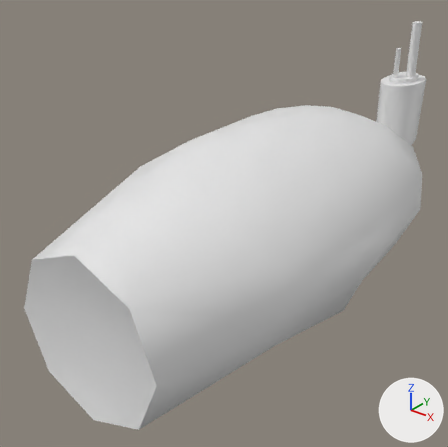
One commit to the FBX model Assets/Art/Molens/Molen-parts/Mordern(Turbine)(2).fbx: the scene before it, then after it.
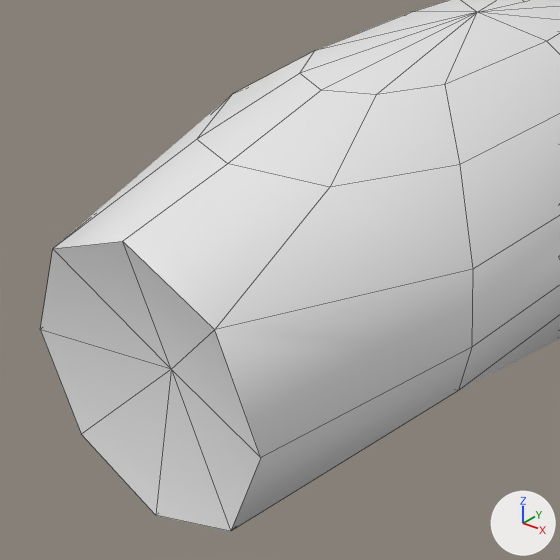
Old and new are each drawn whole from a 50 mm lens placed at (4.19, -6.48, 17.47), pointed at (-0.5, -0.62, 13.84) and again close up on the part from 0% to 75% of the width and 25% to 100% of the height. The lights are fixed; the arrows at lower right show +X, +Y and +Z. The close-ups show mesh edges as thin lines. Where no turn or scale is listed for an object, it has been applied to the vertices.

In view in the first close-up: 'Mordern(Turbine)(2)'.
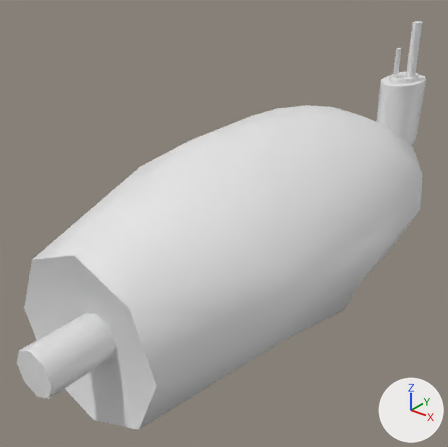
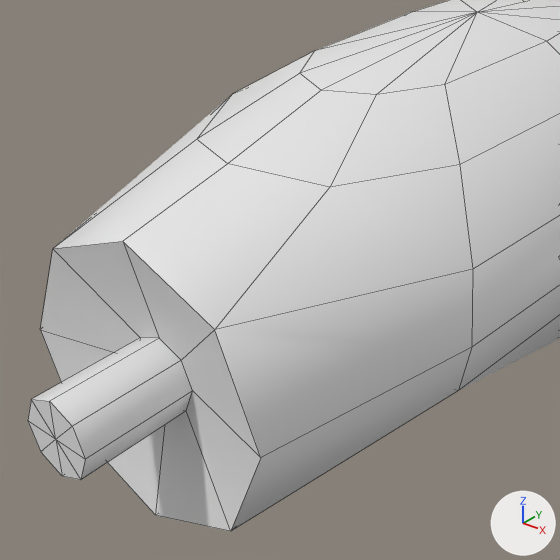
Pixel boxes (x1, y1, x2, y2) of what changed, in the close-ups (560 x 560 px):
'Mordern(Turbine)(2)', reshaped: before (40, 0, 560, 531); after (28, 0, 560, 531)
part 1 of me_cylinder_017, built on: before (40, 241, 261, 531); after (28, 241, 261, 531)

The change, as a diff of the scene's bpy script:
```diff
--- a/Assets/Art/Molens/Molen-parts/Mordern(Turbine)(2).fbx.py
+++ b/Assets/Art/Molens/Molen-parts/Mordern(Turbine)(2).fbx.py
@@ me_cylinder_017 @@
 # used by ob_mordern_turbine__2; location = (0.0, 0.0, 0.0)
-me_cylinder_017.from_pydata(...)  # 179 vertices, 198 faces; spans x -1.5..1.48, y -3.44..4.16, z 12.58..16.02
+me_cylinder_017.from_pydata(...)  # 195 vertices, 214 faces; spans x -1.5..1.48, y -4.03..4.16, z 12.58..16.02
+# me_cylinder_017 part 1
+# 1 vertex is removed from x 0.0, y -3.2, z 13.74
+# 8 faces are deleted
+# 9 vertices are added at x -0.26..0.26, y -4.03, z 13.48..14.0
+# 8 new vertices lie (0.0, 0.77, 0.0) away from vertices in x -0.26..0.26, y -4.03, z 13.48..14.0
+# 24 new faces join them
```
